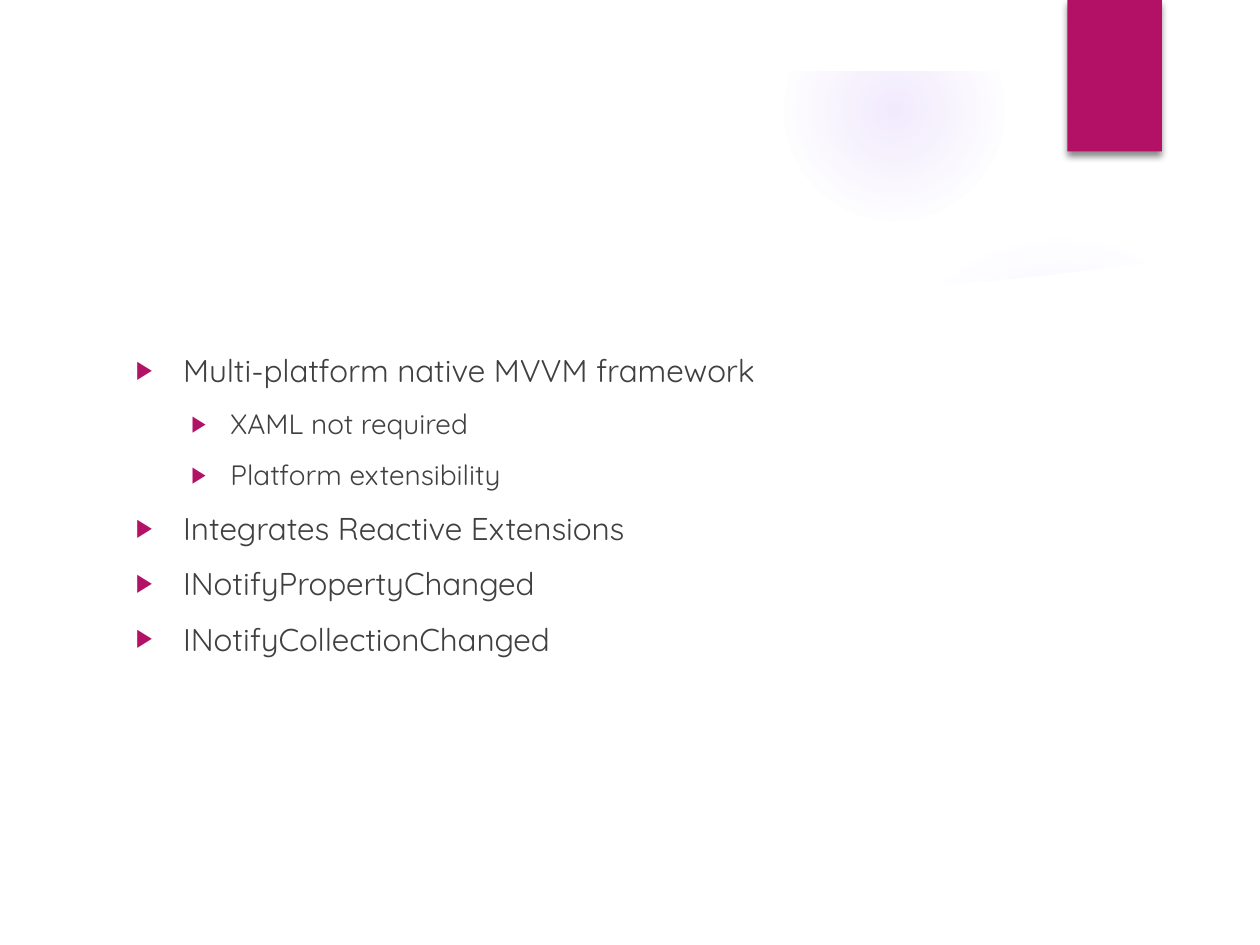
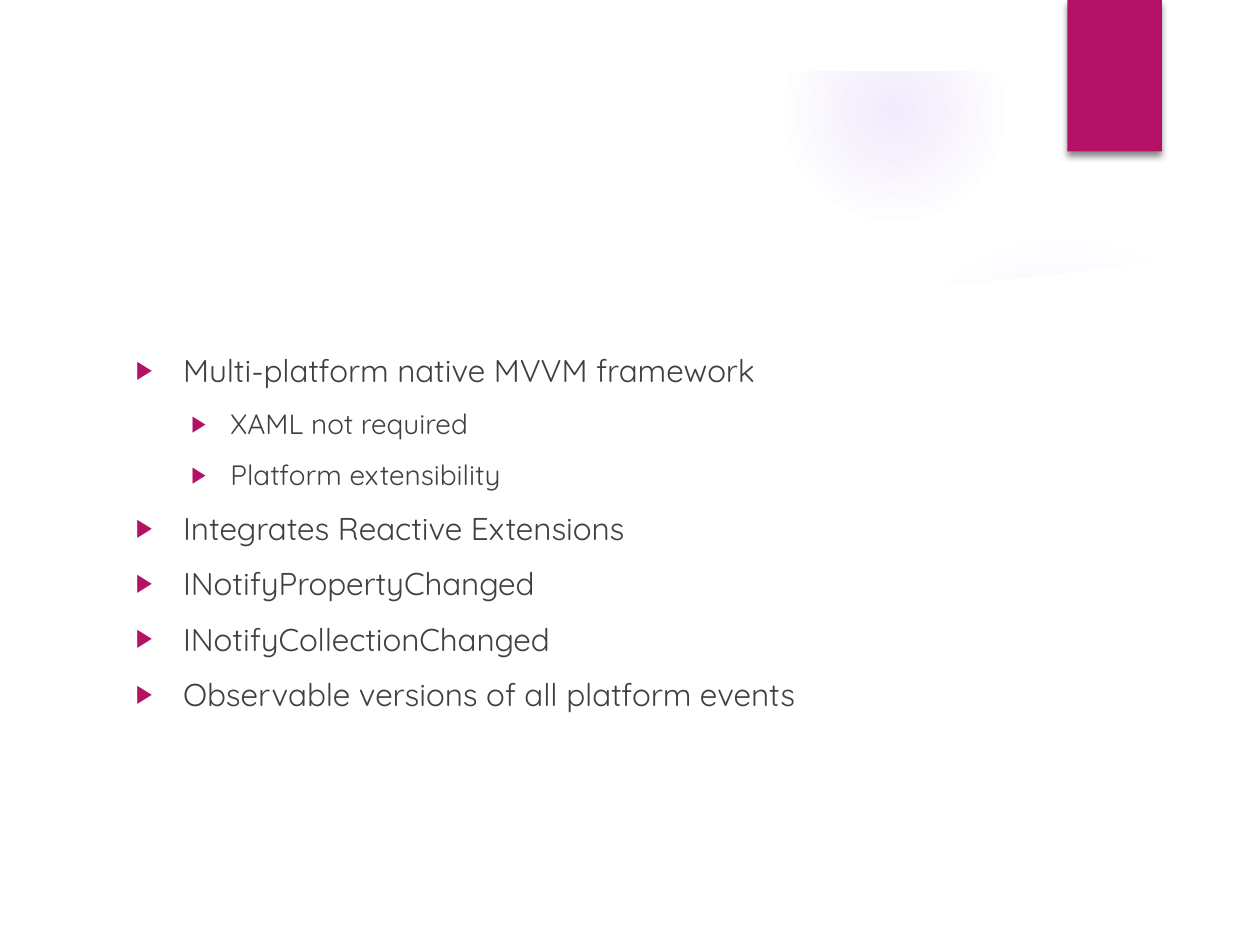
Before and after one commit to PureWeen/DevDays_20171116, a slide deck: slide 16 of DenverDevDays20171116.pptx. Drawn at 1260x945 pixels with LibreOffice and Linux fonts; fonts in the diff are those of the drawing; background and template pictures are left out. Boxes give left, top, right and bottom in pixels: in the first picture for what was removed or moved away, otherwise in the second. Text is boxed around its words. In the diff, an @@ line names an element or a change of style, - is before the commit and + after.

```diff
--- a/DenverDevDays20171116.pptx
+++ b/DenverDevDays20171116.pptx
@@ text at <box>183,682,795,713</box>: paragraph added @@
+▶ Observable versions of all platform events
```
Also in this commit, not shown: 4 other files.
